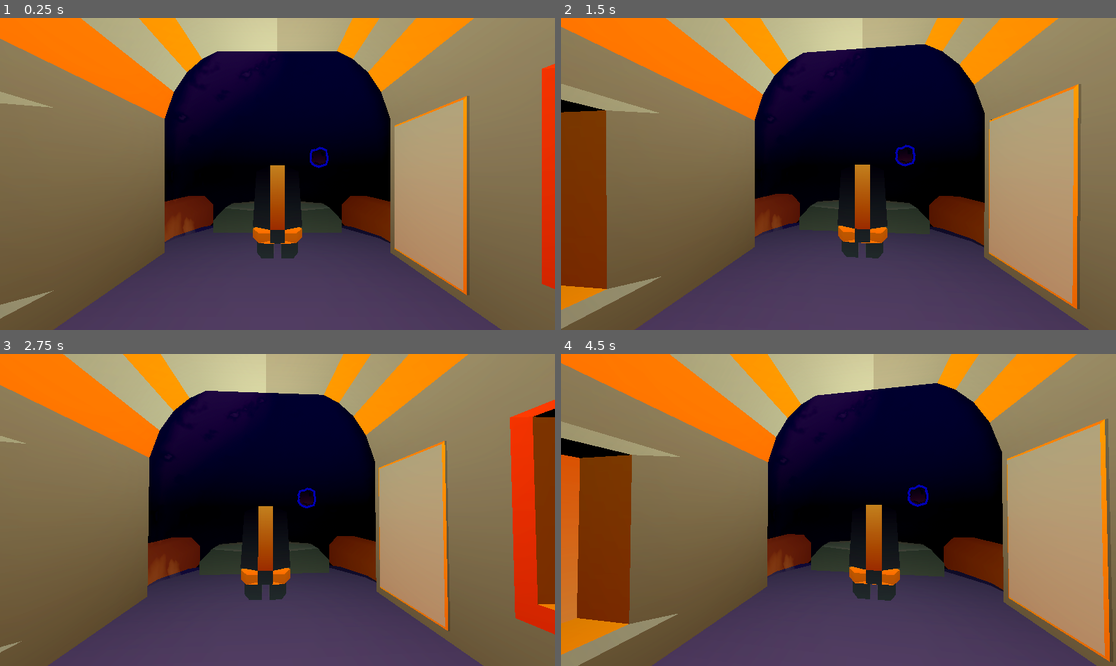
Above: before the commit, frames 1-4 (two rows, left to right).
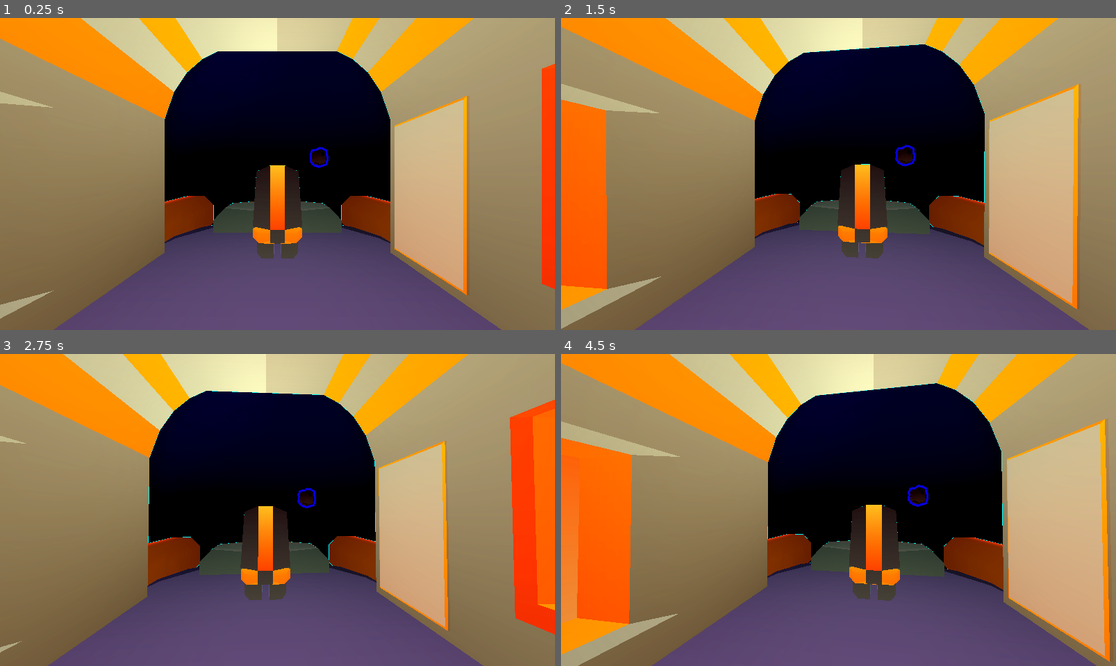
Above: after the commit, the same moments.

Repository: StephanoNaressi/LD_59
Game: Godot game, scene res://scenes/main.tscn
Same seed, same stepped clock (60 frames per second), same inputs: the game is played once before the commit and once after it.
Inputs (mouse positions are in pixels of both pictures, inside the frame that each line leads up to):
- Up to frame 1 (0.25 s): no input
- Up to frame 2 (1.5 s): tap Enter at 0.5 s; move the mouse to (866, 174) at 0.52 s; hold Space (FlyUp) from 0.53 s (still down); tap F (Interact) at 0.6 s; move the mouse to (810, 174) at 1.27 s; click (810, 174) at 1.35 s
- Up to frame 3 (2.75 s): keep holding Space (FlyUp); move the mouse to (288, 503) at 2.02 s; tap F (Interact) at 2.1 s
- Up to frame 4 (4.5 s): keep holding Space (FlyUp); tap Enter at 2.75, 4.25 s; move the mouse to (832, 516) at 2.77 s; click (832, 516) at 2.85 s; move the mouse to (877, 513) at 3.52 s; tap F (Interact) at 3.6 s; move the mouse to (794, 506) at 4.27 s; click (794, 506) at 4.35 s

The runs differ from the first frame. In frame 1, 27% of the frame differs, in the area x 0-100%, y 0-97%; in frame 2, 33%; in frame 3, 30%; in frame 4, 38%, in the area x 0-100%, y 0-100%.

Commit message:
Improve game visuals

Diff:
--- a/game/meshes/Glass.tres
+++ b/game/meshes/Glass.tres
@@ -14,9 +14,10 @@
 [resource]
 resource_name = "Glass"
 transparency = 1
-albedo_color = Color(0.7840497, 0.7698384, 0.9143204, 0.43137255)
+albedo_color = Color(0.10725029, 0.088341795, 0.26324546, 0.43137255)
 roughness = 0.5
 normal_enabled = true
 normal_scale = 16.0
 normal_texture = SubResource("NoiseTexture2D_dedg5")
 rim = 0.08
+refraction_scale = 0.51
--- a/game/meshes/Main.tres
+++ b/game/meshes/Main.tres
@@ -2,10 +2,31 @@
 
 [ext_resource type="Texture2D" uid="uid://drxnsybfuwupj" path="res://game/textures/Gradient_Pallete.png" id="1_lkyfd"]
 
+[sub_resource type="StandardMaterial3D" id="StandardMaterial3D_lkyfd"]
+render_priority = 1
+transparency = 1
+shading_mode = 0
+albedo_color = Color(0, 0.97552013, 1, 1)
+grow = true
+grow_amount = 0.01
+stencil_mode = 3
+stencil_flags = 1
+stencil_compare = 5
+metadata/_stencil_owned = true
+
 [resource]
 resource_name = "Main"
+next_pass = SubResource("StandardMaterial3D_lkyfd")
 cull_mode = 2
 diffuse_mode = 3
 albedo_texture = ExtResource("1_lkyfd")
-metallic = 0.13
+metallic = 0.17
+metallic_specular = 0.47
 roughness = 0.0
+rim_enabled = true
+rim_tint = 1.0
+backlight_enabled = true
+backlight = Color(1, 0.47594166, 0.15802127, 1)
+stencil_mode = 1
+stencil_flags = 2
+stencil_color = Color(0, 0.97552013, 1, 1)
--- a/scenes/main.tscn
+++ b/scenes/main.tscn
@@ -18,8 +18,13 @@
 [sub_resource type="Environment" id="Environment_jyhfs"]
 background_mode = 2
 sky = SubResource("Sky_sugp2")
+tonemap_exposure = 1.45
+sdfgi_enabled = true
+sdfgi_read_sky_light = false
 glow_enabled = true
 glow_strength = 1.19
+volumetric_fog_enabled = true
+volumetric_fog_albedo = Color(0.11972272, 0, 0.19090384, 1)
 adjustment_enabled = true
 adjustment_brightness = 1.04
 adjustment_contrast = 1.115
@@ -57,6 +62,7 @@
 
 [node name="GPUParticles3D" type="GPUParticles3D" parent="." unique_id=1233695872]
 material_override = ExtResource("3_jyhfs")
+visibility_range_begin = 4.55
 amount = 1000
 lifetime = 84.44000000000001
 visibility_aabb = AABB(-5000, -5000, -5000, 10000, 10000, 10000)
